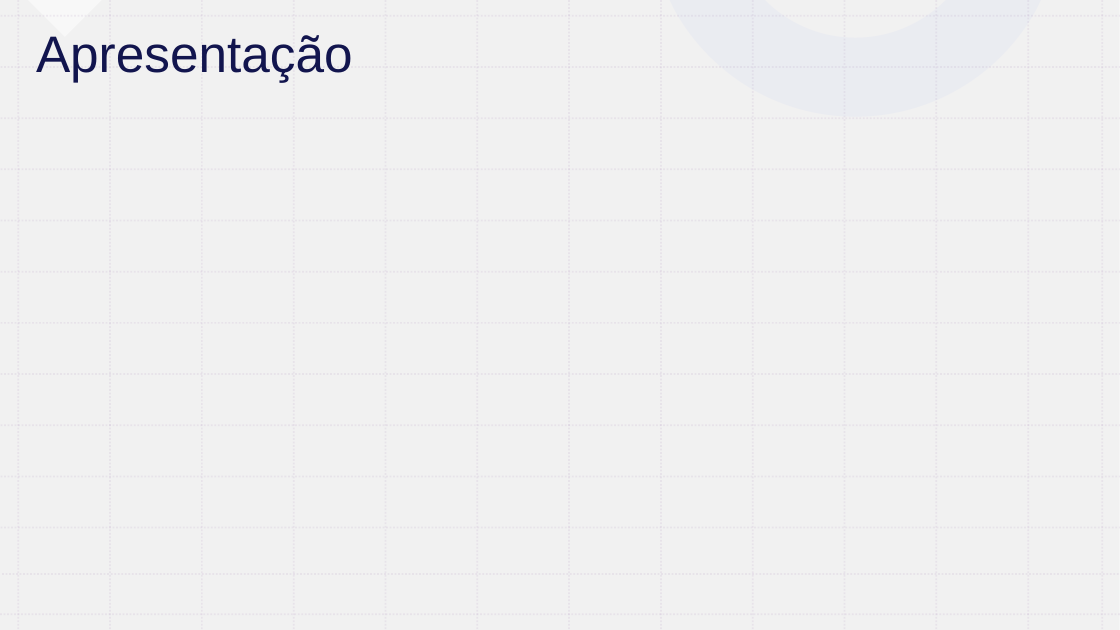
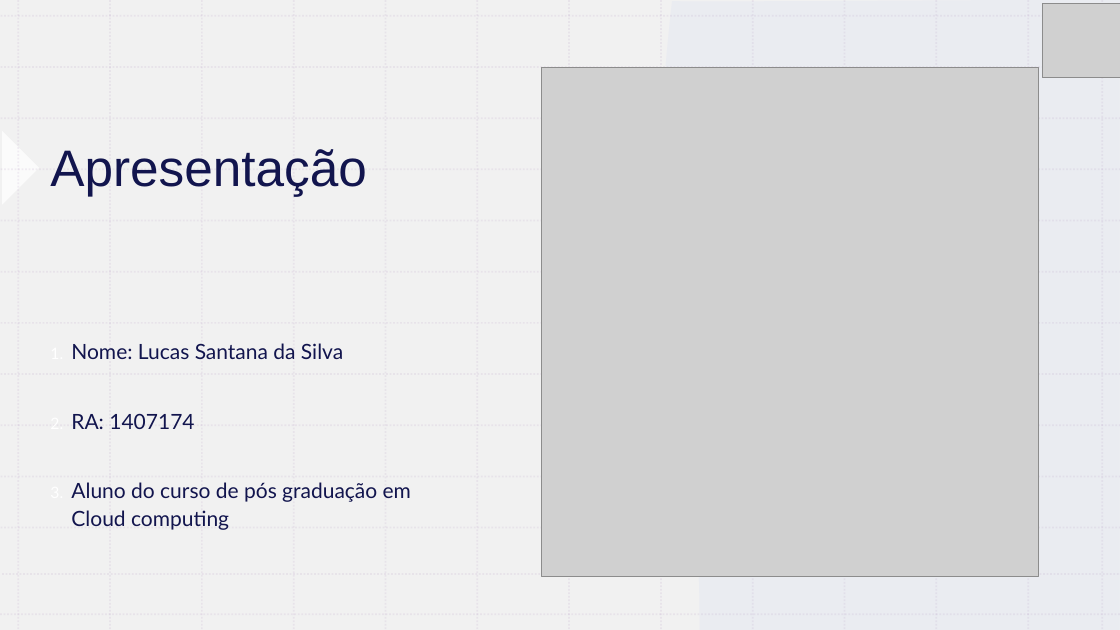
Before and after one commit to santanapuc/TCCLucas, a slide deck: slide 3 of Presentation.pptx. Drawn at 1120x630 pixels with LibreOffice and Linux fonts; fonts in the diff are those of the drawing; grey boxes stand for pictures. Boxes give left, top, right and bottom in pixels: in the first picture for what was removed or moved away, otherwise in the second. Text is boxed around its words. In the diff, an @@ line names an element or a change of style, - is before the commit and + after.

```diff
--- a/Presentation.pptx
+++ b/Presentation.pptx
@@ rectangle removed at <box>0,0,1120,630</box> @@
@@ right triangle removed at <box>28,0,102,37</box> @@
@@ freeform shape added at <box>661,0,1120,630</box>, fill #E9EBF1 at 80% opacity @@
@@ freeform shape removed at <box>670,0,1041,117</box> @@
@@ picture added at <box>1043,4,1120,78</box> @@
@@ title "Apresentação": place and size @@
-title "Apresentação" at <box>36,35,353,82</box>
+title "Apresentação" at <box>50,149,367,196</box>
@@ title "Apresentação" at <box>50,149,367,196</box>: vertical alignment bottom to middle @@
@@ picture added at <box>542,67,1038,576</box> @@
@@ text added at <box>71,343,411,530</box>, 18 pt, text #12154E @@
+1. Nome: Lucas Santana da Silva
+2. RA: 1407174
+3. Aluno do curso de pós graduação em Cloud computing
@@ freeform shape added at <box>0,460,256,630</box>, fill #D2D6E4 @@
```
Also in this commit, not shown: 2 other slides changed, 30 slides added, 13 other files.
